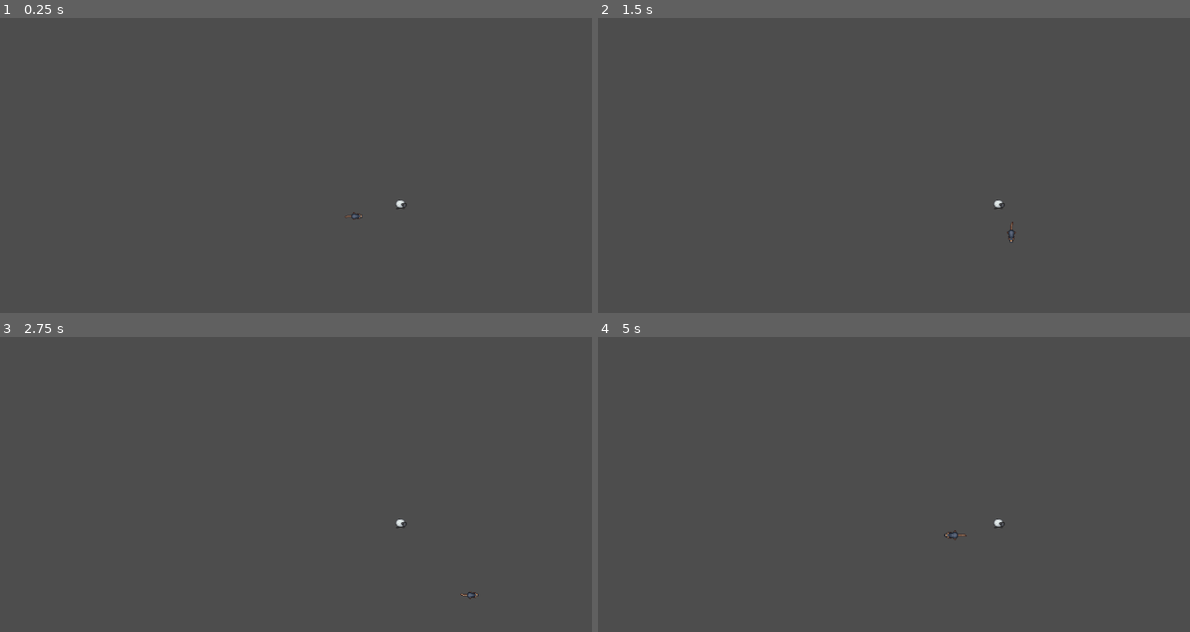
Above: before the commit, frames 1-4 (two rows, left to right).
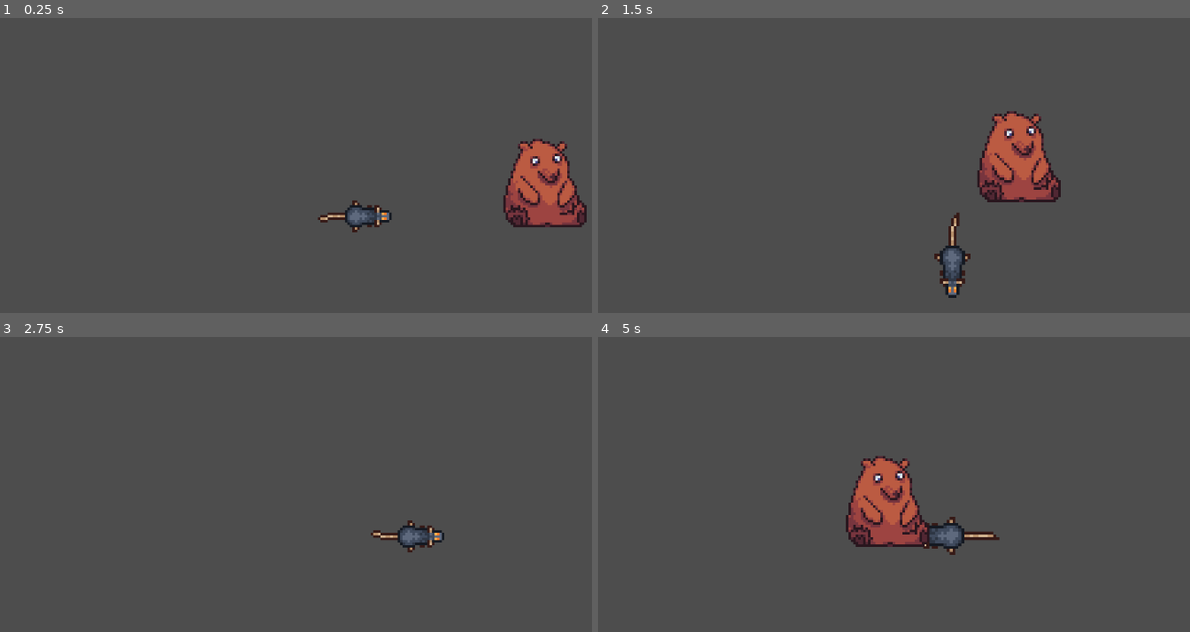
Above: after the commit, the same moments.

Repository: OzanKutlar/SecretSantaJamGame
Game: Godot game, scene res://GameScene.tscn
Same seed, same stepped clock (60 frames per second), same inputs: the game is played once before the commit and once after it.
Inputs:
- Up to frame 1 (0.25 s): no input
- Up to frame 2 (1.5 s): hold D (move_right) 0.53-1.28 s; hold E (interact) 0.53-1.28 s; tap Space (jump) at 0.77 s; hold S (move_down) from 1.28 s (still down); tap E (interact) at 1.35 s
- Up to frame 3 (2.75 s): tap Space (jump) at 1.52 s; release S (move_down) at 2.03 s; hold D (move_right) from 2.03 s (still down); hold E (interact) from 2.03 s (still down)
- Up to frame 4 (5 s): release D (move_right) at 2.78 s; release E (interact) at 2.78 s; hold W (move_up) 2.78-3.53 s; tap E (interact) at 2.85, 4.35 s; tap Space (jump) at 3.02, 3.77, 4.52 s; hold E (interact) 3.53-4.28 s; hold A (move_left) from 3.53 s (still down)

The runs differ from the first frame. In frame 1, 3.7% of the frame differs, in the area x 53-100%, y 40-73%; in frame 2, 4.0%, in the area x 56-79%, y 31-95%; in frame 3, 0.6%; in frame 4, 3.9%.

Commit message:
Changed sprite scaling to proper values

Diff:
--- a/GameScene.tscn
+++ b/GameScene.tscn
@@ -1,20 +1,60 @@
-[gd_scene load_steps=4 format=3 uid="uid://6a6t4yick2h7"]
+[gd_scene load_steps=9 format=3 uid="uid://6a6t4yick2h7"]
 
 [ext_resource type="PackedScene" uid="uid://dlu26gpugixvu" path="res://Objects/Player/Player.tscn" id="1_fu7b4"]
 [ext_resource type="PackedScene" uid="uid://dgmuix6bc67yk" path="res://Objects/NPC/NPC.tscn" id="2_lw1mj"]
-[ext_resource type="Texture2D" uid="uid://c51alc2fc5x0y" path="res://Resources/Sprites/SheepJumping.png" id="3_0c8jc"]
+[ext_resource type="Texture2D" uid="uid://bacalmb0d33ey" path="res://Resources/Sprites/BearIdle.png" id="3_7pc2s"]
+
+[sub_resource type="AtlasTexture" id="AtlasTexture_awa5b"]
+atlas = ExtResource("3_7pc2s")
+region = Rect2(0, 0, 34, 37)
+
+[sub_resource type="AtlasTexture" id="AtlasTexture_7ewhn"]
+atlas = ExtResource("3_7pc2s")
+region = Rect2(0, 37, 34, 37)
+
+[sub_resource type="AtlasTexture" id="AtlasTexture_5it3k"]
+atlas = ExtResource("3_7pc2s")
+region = Rect2(0, 74, 34, 37)
+
+[sub_resource type="AtlasTexture" id="AtlasTexture_5htar"]
+atlas = ExtResource("3_7pc2s")
+region = Rect2(0, 111, 34, 37)
+
+[sub_resource type="SpriteFrames" id="SpriteFrames_0psa6"]
+animations = [{
+"frames": [{
+"duration": 1.0,
+"texture": SubResource("AtlasTexture_awa5b")
+}, {
+"duration": 1.0,
+"texture": SubResource("AtlasTexture_7ewhn")
+}, {
+"duration": 1.0,
+"texture": SubResource("AtlasTexture_5it3k")
+}, {
+"duration": 1.0,
+"texture": SubResource("AtlasTexture_5htar")
+}],
+"loop": true,
+"name": &"default",
+"speed": 5.0
+}]
 
 [node name="Node2D" type="Node2D"]
 
-[node name="Player" parent="." instance=ExtResource("1_fu7b4")]
+[node name="Player" parent="." node_paths=PackedStringArray("camera") instance=ExtResource("1_fu7b4")]
 position = Vector2(0, -1)
+camera = NodePath("../Camera2D")
 
 [node name="Camera2D" type="Camera2D" parent="."]
+zoom = Vector2(4, 4)
 
 [node name="Npc" parent="." instance=ExtResource("2_lw1mj")]
-position = Vector2(78, -20)
+position = Vector2(78, 0)
 npc_name = "Test - Sheep"
 isTalkable = true
 
-[node name="Sprite2D" type="Sprite2D" parent="Npc"]
-texture = ExtResource("3_0c8jc")
+[node name="Sprite2D" type="AnimatedSprite2D" parent="Npc"]
+position = Vector2(0, -15)
+sprite_frames = SubResource("SpriteFrames_0psa6")
+autoplay = "default"
--- a/Objects/NPC/NPC.tscn
+++ b/Objects/NPC/NPC.tscn
@@ -4,9 +4,10 @@
 [ext_resource type="Script" path="res://Objects/NPC/talkable_zone.gd" id="2_ou8x0"]
 
 [sub_resource type="RectangleShape2D" id="RectangleShape2D_ow2py"]
+size = Vector2(16, 6)
 
 [sub_resource type="RectangleShape2D" id="RectangleShape2D_4p4ob"]
-size = Vector2(60, 64)
+size = Vector2(96, 96)
 
 [node name="Npc" type="StaticBody2D"]
 script = ExtResource("1_i8ehr")
--- a/Objects/NPC/npc.gd
+++ b/Objects/NPC/npc.gd
@@ -10,3 +10,8 @@
 @export var npc_name = "Default";
 
 @export var isTalkable = false;
+
+func getDialogue():
+
+
+	return "";
--- a/Objects/Player/Player.gd
+++ b/Objects/Player/Player.gd
@@ -15,9 +15,12 @@
 var initial_position = Vector2.ZERO
 
 @onready var animated_sprite = $AnimatedSprite2D
+@onready var collisionBox = $CollisionShape2D
 var random_animation_time = 0.0
 
 var last_rotation = 0.0
+
+const ninetyDegree = (PI/2);
 
 var externalForce = Vector2(0,0)
 
@@ -46,7 +49,7 @@
 		return
 	if(talkTo == null):
 		return;
-	print("NPC Talked with Value : " + talkTo.start_quest)
+	print("NPC Talked with Value : " + talkTo.getDialogue())
 
 
 
@@ -101,8 +104,12 @@
 
 	if move_direction != Vector2.ZERO:
 		animated_sprite.rotation = last_rotation
+		collisionBox.rotation = last_rotation + ninetyDegree
 	else:
 		animated_sprite.rotation = last_rotation
+		collisionBox.rotation = last_rotation + ninetyDegree
+
+
 	velocity = (move_direction.normalized() + externalForce) * SPEED
 	move_and_slide()
 
--- a/project.godot
+++ b/project.godot
@@ -50,5 +50,6 @@
 
 [rendering]
 
+textures/canvas_textures/default_texture_filter=0
 renderer/rendering_method="gl_compatibility"
 renderer/rendering_method.mobile="gl_compatibility"
